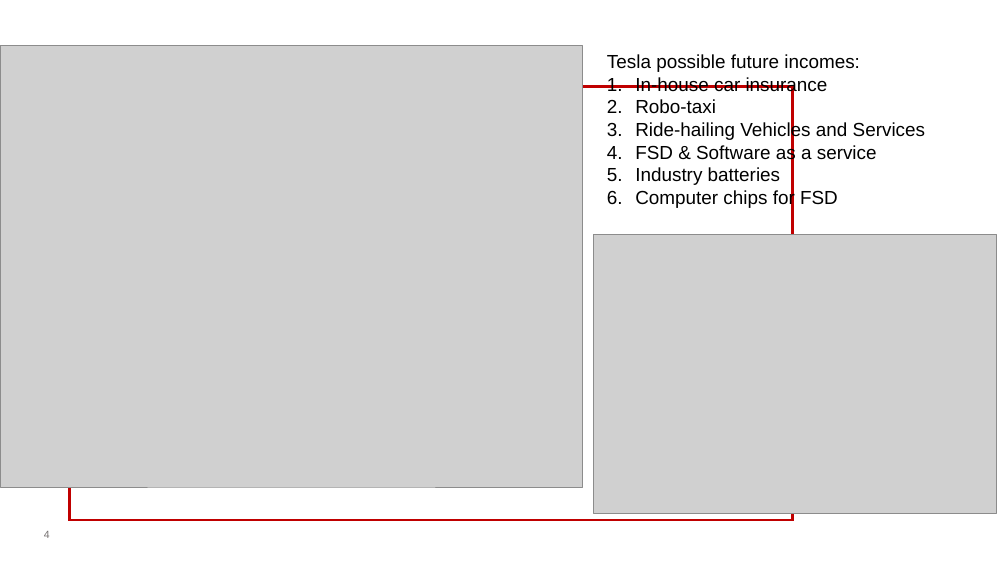
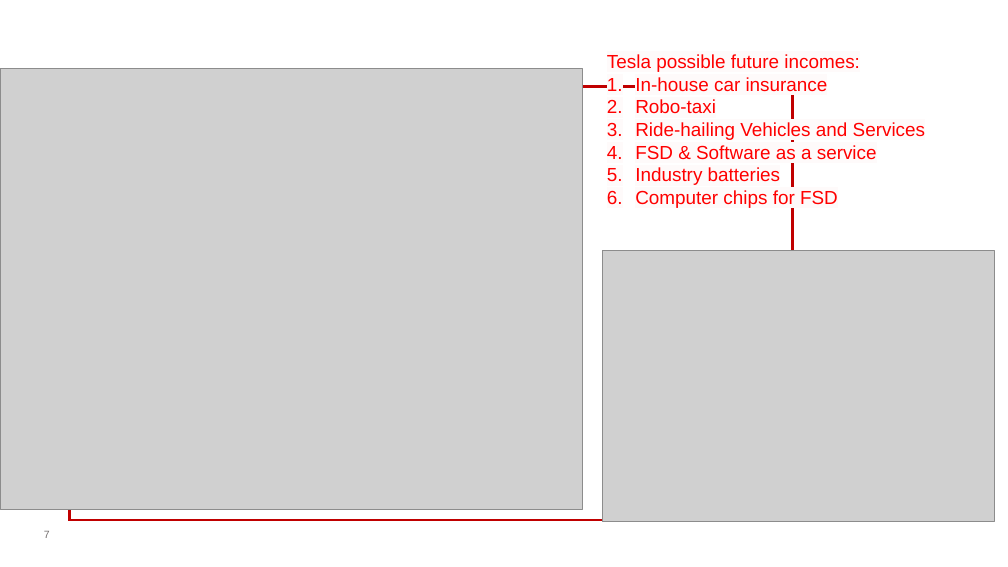
Before and after one commit to shonaqvi/Your-Next-Investment-, a slide deck: slide 7 of Slide_Template/TSLA deck.pptx (slide 4 before the commit). Drawn at 1008x567 pixels with LibreOffice and Linux fonts; fonts in the diff are those of the drawing; grey boxes stand for pictures; background and template pictures are left out. Boxes give left, top, right and bottom in pixels: in the first picture for what was removed or moved away, otherwise in the second. Text is boxed around its words. In the diff, an @@ line names an element or a change of style, - is before the commit and + after.

```diff
--- a/Slide_Template/TSLA deck.pptx
+++ b/Slide_Template/TSLA deck.pptx
@@ text "Tesla possible future incomes:" at [607, 54, 925, 208]: text colour #000000 to #FF0000, highlight none to #FEFAFA @@
@@ picture: place and size @@
-picture at [0, 45, 582, 487]
+picture at [0, 69, 582, 510]
@@ picture: place and size @@
-picture at [594, 234, 997, 513]
+picture at [603, 250, 994, 521]
@@ page number at [44, 531, 50, 538]: text changed @@
-4
+7
```
Also in this commit, not shown: 9 other slides changed, 5 slides added, 2 slides removed, 4 other files.
